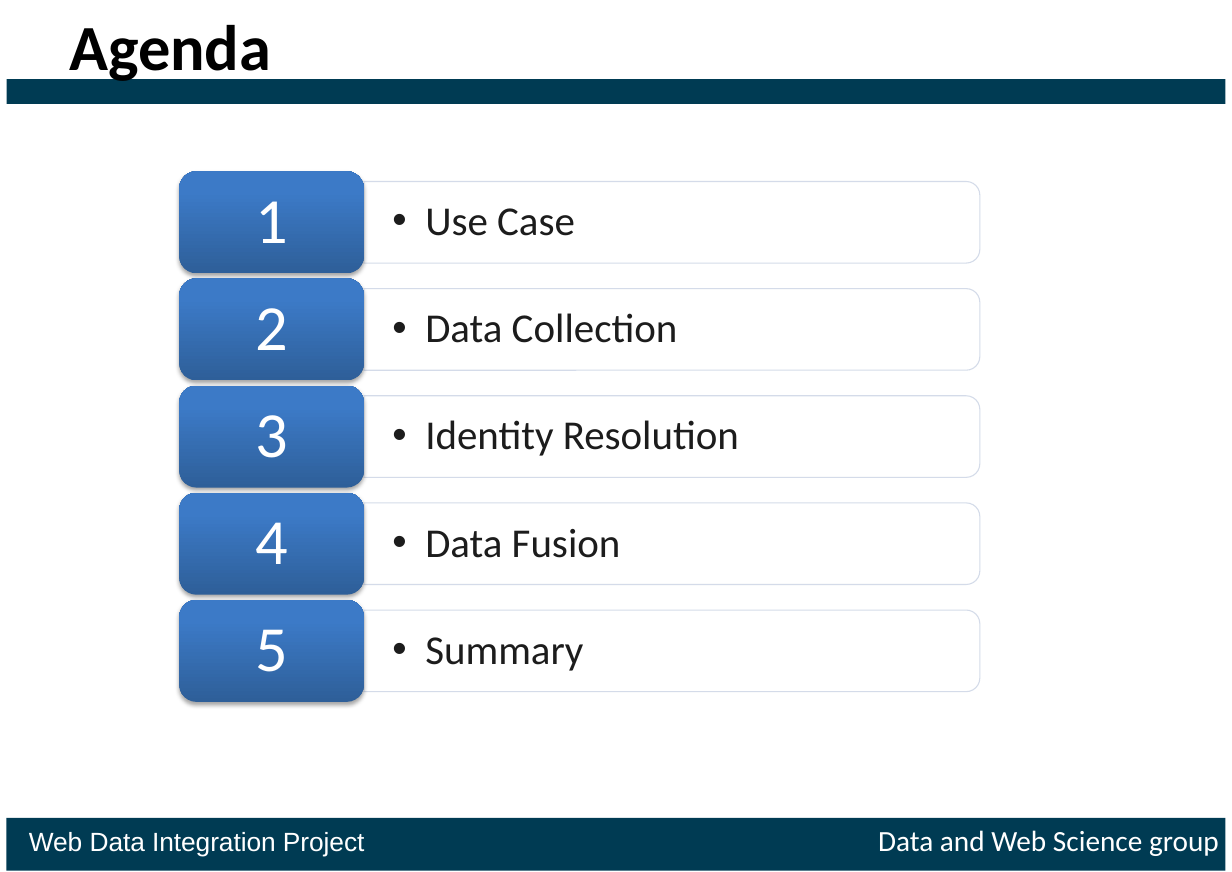
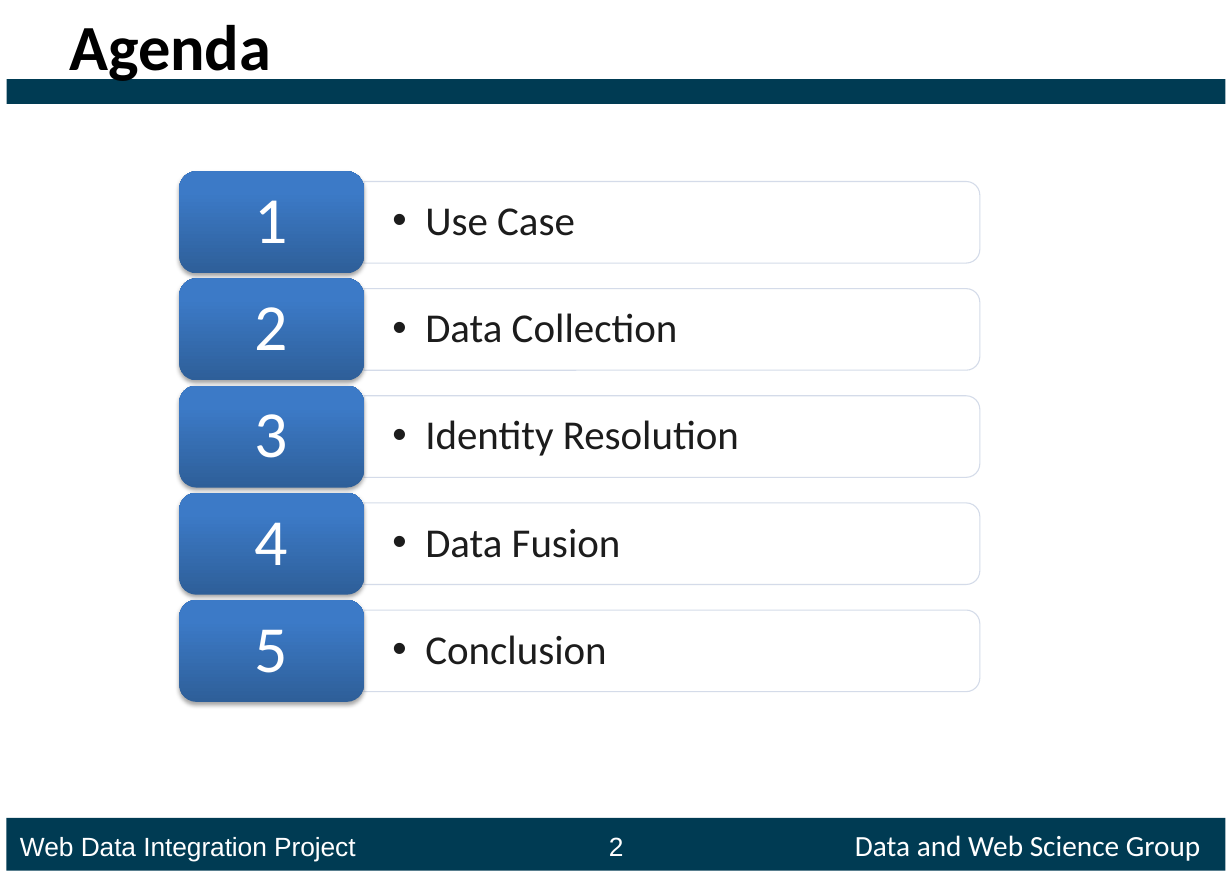
Before and after one commit to ofrendo/WebDataIntegration, a slide deck: slide 2 of presentation/Presentation_template.pptx. Drawn at 1232x872 pixels with LibreOffice and Linux fonts; fonts in the diff are those of the drawing. Boxes give left, top, right and bottom in pixels: in the first picture for what was removed or moved away, otherwise in the second. Text is boxed around its words. In the diff, an @@ line names an element or a change of style, - is before the commit and + after.

```diff
--- a/presentation/Presentation_template.pptx
+++ b/presentation/Presentation_template.pptx
@@ text at [425,635,606,665]: text changed @@
-  •• Summary
+  •• Conclusion
@@ text added at [20,835,1200,861], 18 pt, text #FFFFFF @@
+Web Data Integration Project 2 Data and Web Science Group
@@ text removed at [29,830,1219,857] @@
-Web Data Integration Project Data and Web Science group
```
Also in this commit, not shown: 5 other slides changed, 13 slides added, 7 slides removed.
